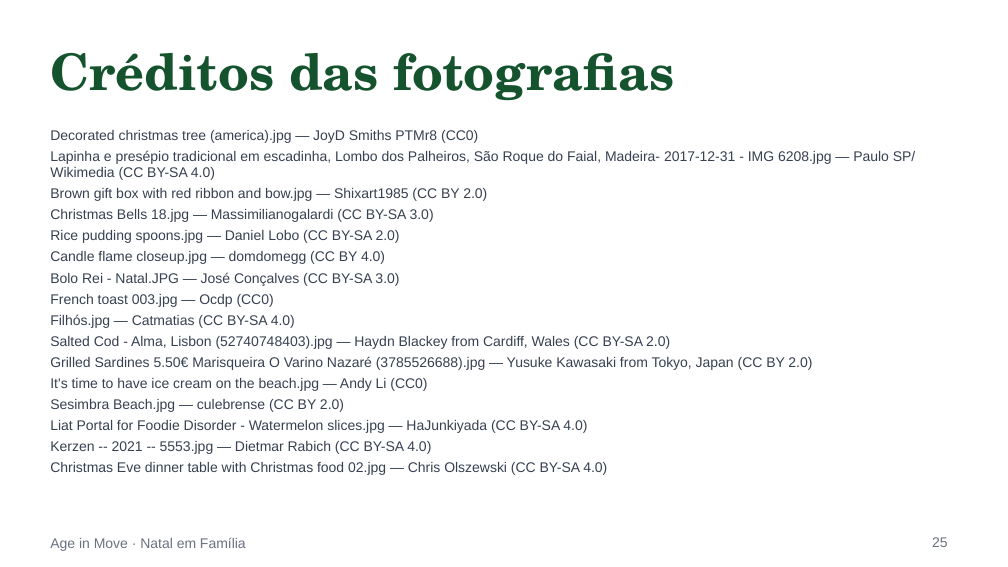
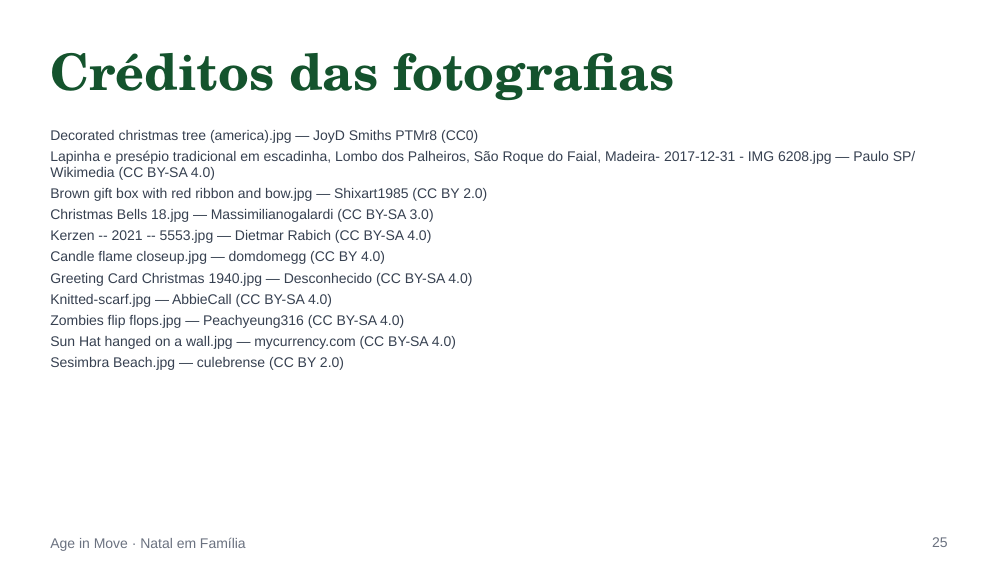
Before and after one commit to ageinmove25-bit/age-in-move-platform, a slide deck: slide 25 of materiais/powerpoints/pptx/v2/natal-em-familia.pptx. Drawn at 1008x567 pixels with LibreOffice and Linux fonts; fonts in the diff are those of the drawing. Boxes give left, top, right and bottom in pixels: in the first picture for what was removed or moved away, otherwise in the second. Text is boxed around its words. In the diff, an @@ line names an element or a change of style, - is before the commit and + after.

```diff
--- a/materiais/powerpoints/pptx/v2/natal-em-familia.pptx
+++ b/materiais/powerpoints/pptx/v2/natal-em-familia.pptx
@@ text at bbox=[50, 230, 431, 243]: text changed @@
-Rice pudding spoons.jpg — Daniel Lobo (CC BY-SA 2.0)
+Kerzen -- 2021 -- 5553.jpg — Dietmar Rabich (CC BY-SA 4.0)
@@ text at bbox=[50, 273, 472, 349]: text changed @@
-Bolo Rei - Natal.JPG — José Conçalves (CC BY-SA 3.0)
-French toast 003.jpg — Ocdp (CC0)
-Filhós.jpg — Catmatias (CC BY-SA 4.0)
-Salted Cod - Alma, Lisbon (52740748403).jpg — Haydn Blackey from Cardiff, Wales (CC BY-SA 2.0)
-Grilled Sardines 5.50€ Marisqueira O Varino Nazaré (3785526688).jpg — Yusuke Kawasaki from Tokyo, Japan (CC BY 2.0)
-It's time to have ice cream on the beach.jpg — Andy Li (CC0)
+Greeting Card Christmas 1940.jpg — Desconhecido (CC BY-SA 4.0)
+Knitted-scarf.jpg — AbbieCall (CC BY-SA 4.0)
+Zombies flip flops.jpg — Peachyeung316 (CC BY-SA 4.0)
+Sun Hat hanged on a wall.jpg — mycurrency.com (CC BY-SA 4.0)
@@ text at bbox=[50, 420, 607, 475]: paragraphs removed @@
-Liat Portal for Foodie Disorder - Watermelon slices.jpg — HaJunkiyada (CC BY-SA 4.0)
-Kerzen -- 2021 -- 5553.jpg — Dietmar Rabich (CC BY-SA 4.0)
-Christmas Eve dinner table with Christmas food 02.jpg — Chris Olszewski (CC BY-SA 4.0)
```
Also in this commit, not shown: 11 other slides changed, 1 slide added, 1 slide removed, 24 other files.
